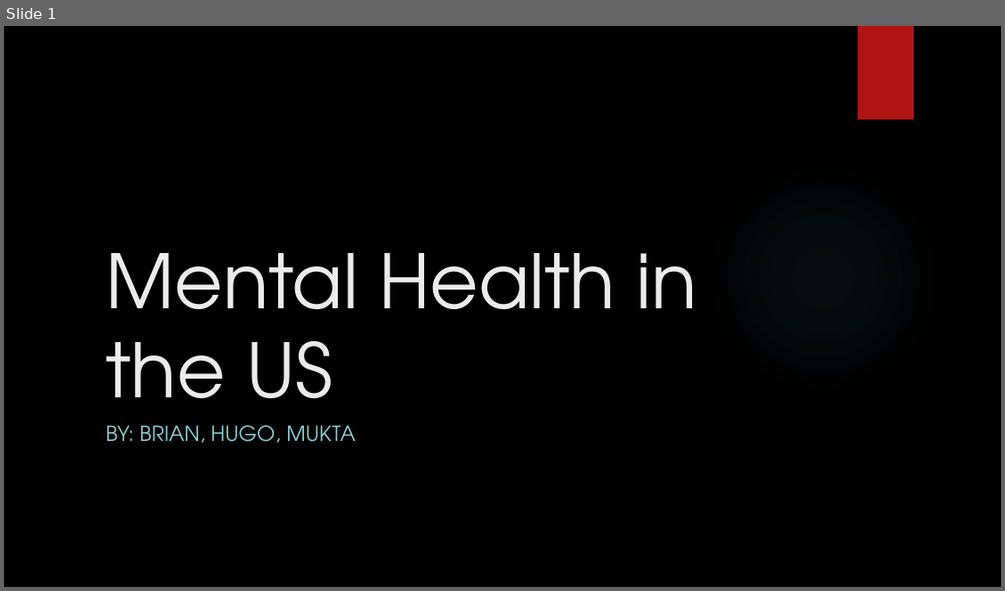
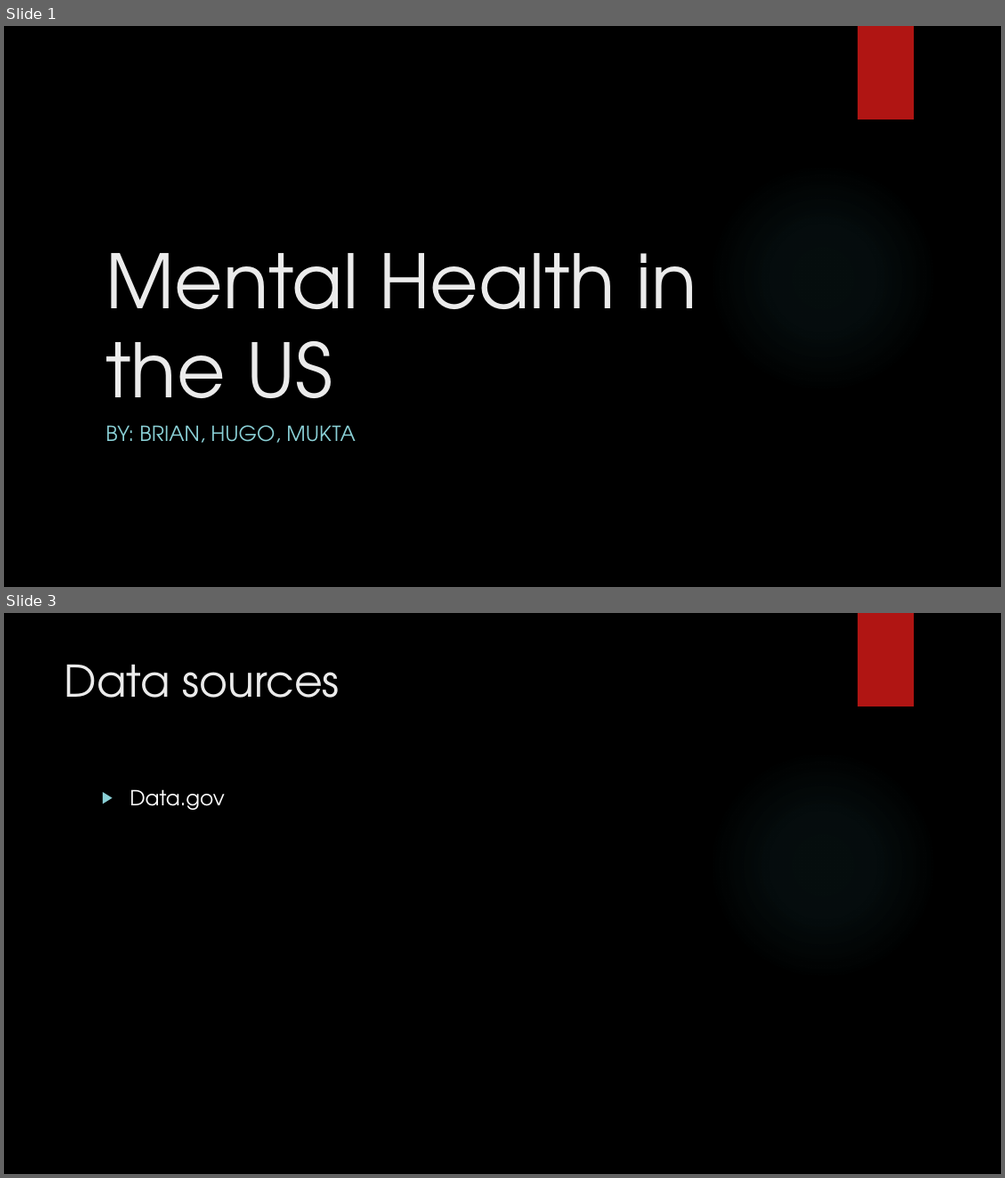
Before and after one commit to brian-e-haley/Mental_health_US, a slide deck: Output/MentalHealth_in_the_US.pptx. Shown one above the other, each under a label of ours: slide 1 before the commit, slides 1 and 3 after it; the slides between them are not shown. The pictures are 1005x591 and 1005x1178 pixels, drawn with LibreOffice and Linux fonts; fonts in the diff are those of the drawing; background and template pictures are left out. Boxes give left, top, right and bottom in pixels: in the first picture for what was removed or moved away, otherwise in the second. Text is boxed around its words. In the diff, an @@ line names an element or a change of style, - is before the commit and + after.

```diff
--- a/Output/MentalHealth_in_the_US.pptx
+++ b/Output/MentalHealth_in_the_US.pptx
@@ slide 3 added at bbox=[4, 613, 1001, 1174], background picture (left out); not listed: 2 template elements that a slide beside it also shows @@
@@ title added at bbox=[65, 664, 340, 698], 42 pt, text #EBEBEB @@
+Data sources
@@ text added at bbox=[129, 789, 225, 810], 20 pt, text #FFFFFF @@
+▶ Data.gov
```
Also in this commit, not shown: 1 slide changed.
